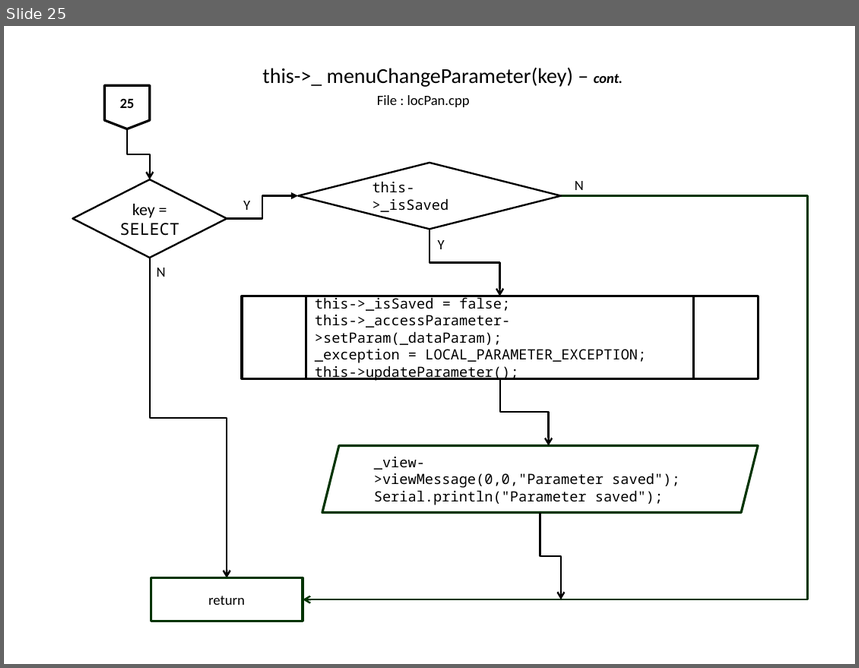
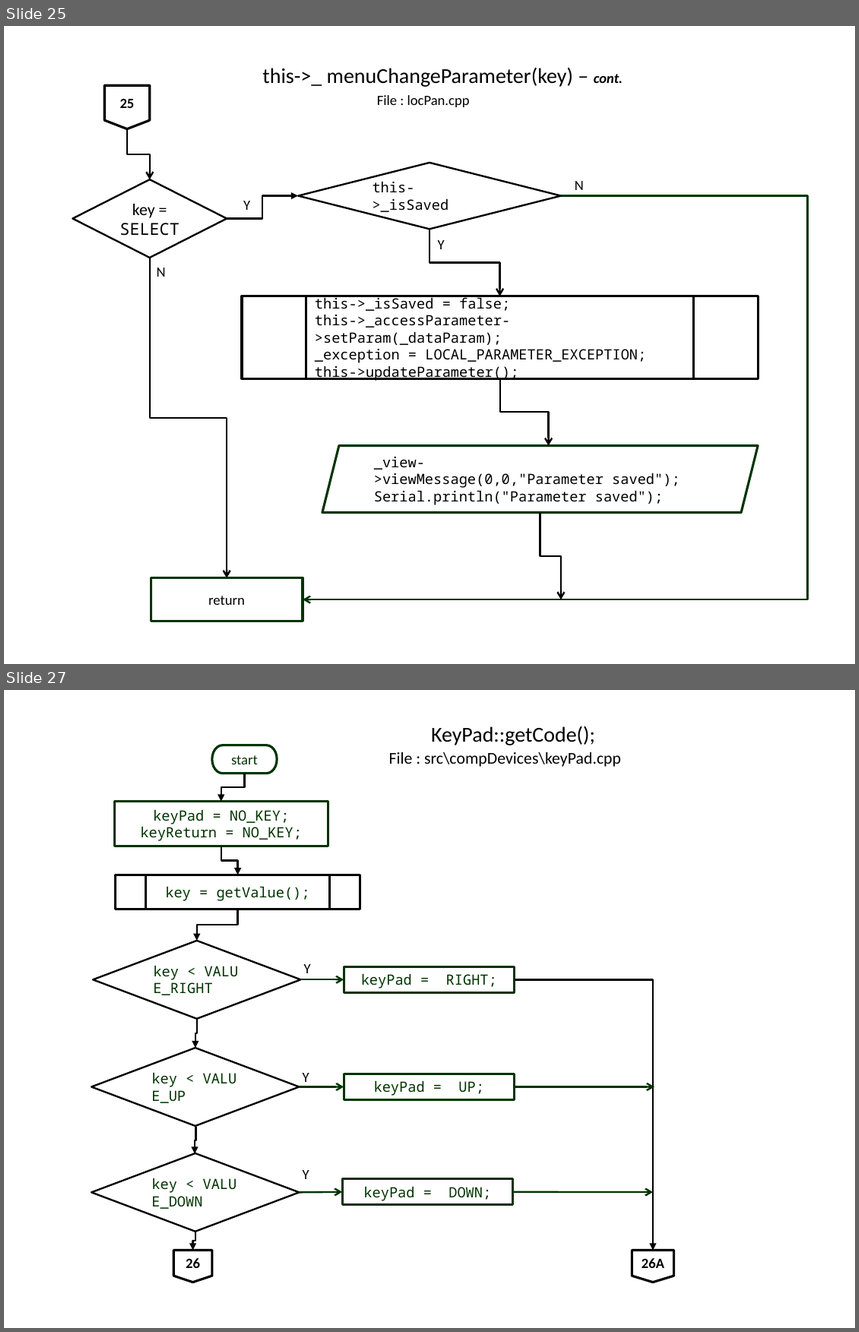
Before and after one commit to slametsampon/WFPS, a slide deck: resources/WFPS.pptx. Shown one above the other, each under a label of ours: slide 25 before the commit, slides 25 and 27 after it; the slides between them are not shown. The pictures are 859x668 and 859x1332 pixels, drawn with LibreOffice and Linux fonts; fonts in the diff are those of the drawing; background and template pictures are left out. Boxes give left, top, right and bottom in pixels: in the first picture for what was removed or moved away, otherwise in the second. Text is boxed around its words. In the diff, an @@ line names an element or a change of style, - is before the commit and + after.

```diff
--- a/resources/WFPS.pptx
+++ b/resources/WFPS.pptx
@@ slide 27 added at (4, 690, 855, 1328), background picture (left out) @@
@@ title added at (431, 726, 595, 745), 18 pt, text #000000 @@
+KeyPad::getCode();
@@ pill shape added at (212, 745, 278, 774), outline #003300 2 pt, 12 pt, text #003300 @@
+start
@@ text added at (389, 752, 621, 767), 14 pt, text #000000 @@
+File : src\compDevices\keyPad.cpp
@@ elbow arrow added from (245, 774) to (221, 802), #000000 1.5 pt @@
@@ rectangle added at (115, 802, 329, 847), outline #003300 2 pt, 12 pt, text #003300 @@
+keyPad = NO_KEY;
+keyReturn = NO_KEY;
@@ elbow arrow added from (221, 847) to (238, 875), #000000 1.5 pt @@
@@ flow chart predefined process added at (116, 875, 360, 909), outline #000000 2 pt, 12 pt, text #003300 @@
+key = getValue();
@@ elbow arrow added from (238, 909) to (197, 941), #000000 1.5 pt @@
@@ diamond added at (92, 941, 300, 1019), outline #000000 1.5 pt, 12 pt, text #003300 @@
+key < VALUE_RIGHT
@@ arrow added from (301, 980) to (344, 980), #003300 1.5 pt @@
@@ text added at (304, 964, 311, 973), 12 pt, text #000000 @@
+Y
@@ rectangle added at (344, 967, 515, 992), outline #003300 2 pt, 12 pt, text #003300 @@
+keyPad = RIGHT;
@@ elbow arrow added from (515, 980) to (654, 1251), #000000 1.5 pt @@
@@ elbow arrow added from (197, 1018) to (196, 1049), #000000 1.5 pt @@
@@ diamond added at (91, 1049, 300, 1127), outline #000000 1.5 pt, 12 pt, text #003300 @@
+key < VALUE_UP
@@ text added at (303, 1073, 310, 1087), 12 pt, text #000000 @@
+Y
@@ rectangle added at (344, 1074, 515, 1100), outline #003300 2 pt, 12 pt, text #003300 @@
+keyPad = UP;
@@ arrow added from (300, 1087) to (344, 1087), #003300 1.5 pt @@
@@ arrow added from (515, 1087) to (655, 1087), #003300 1.5 pt @@
@@ elbow arrow added from (196, 1127) to (195, 1154), #000000 1.5 pt @@
@@ diamond added at (91, 1154, 300, 1232), outline #000000 1.5 pt, 12 pt, text #003300 @@
+key < VALUE_DOWN
@@ text added at (303, 1170, 310, 1179), 12 pt, text #000000 @@
+Y
@@ rectangle added at (342, 1179, 513, 1205), outline #003300 2 pt, 12 pt, text #003300 @@
+keyPad = DOWN;
@@ arrow added from (300, 1193) to (342, 1192), #003300 1.5 pt @@
@@ arrow added from (513, 1192) to (654, 1192), #003300 1.5 pt @@
@@ elbow arrow added from (196, 1231) to (193, 1251), #000000 1.5 pt @@
@@ flow chart offpage connector added at (173, 1251, 211, 1284), outline #000000 2 pt, 12 pt, text #000000, bold @@
+26
@@ flow chart offpage connector added at (633, 1251, 674, 1284), outline #000000 2 pt, 12 pt, text #000000, bold @@
+26A
```
Also in this commit, not shown: 1 slide changed, 2 other slides added.
